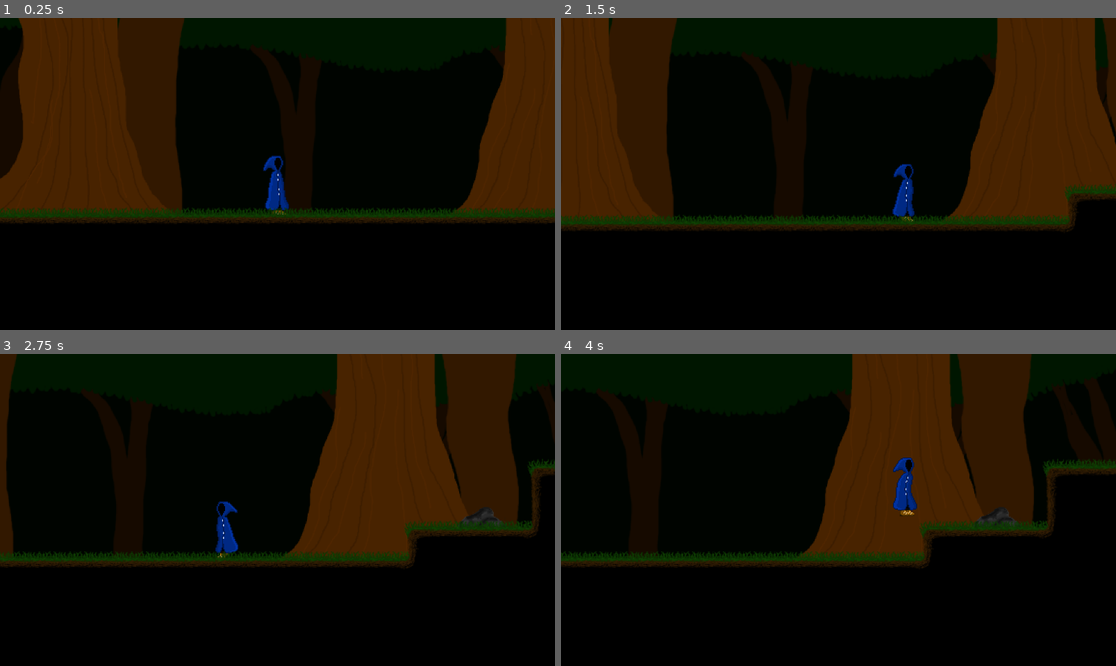
Above: before the commit, frames 1-4 (two rows, left to right).
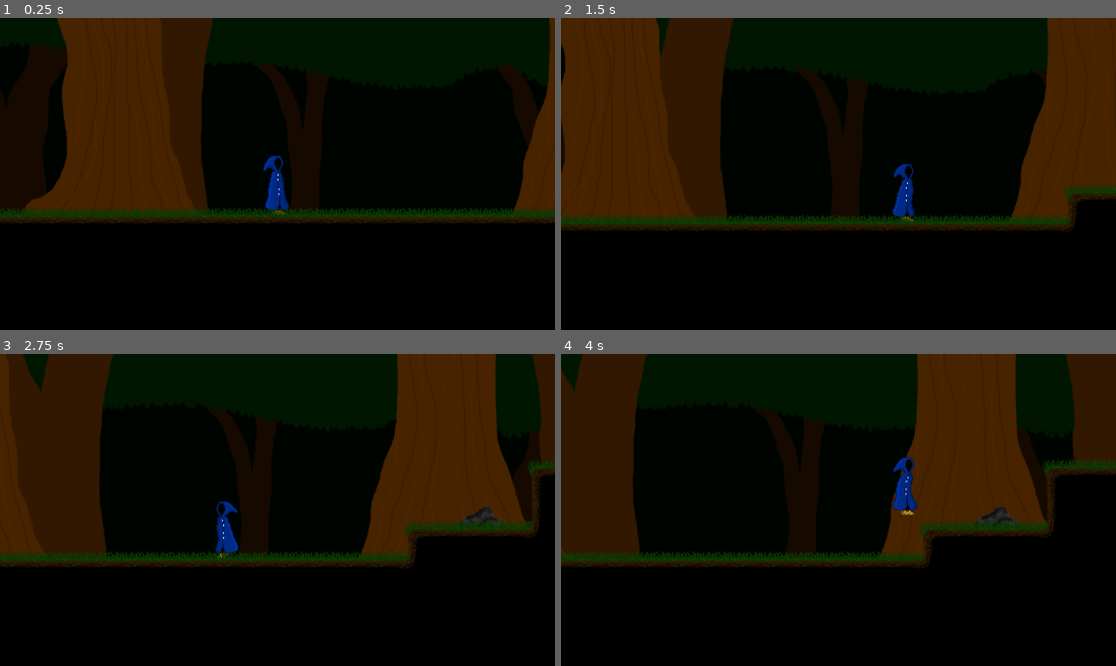
Above: after the commit, the same moments.

Repository: Maurice438361/Nyctophobia-YOGduo
Game: Godot game, scene res://world.tscn
The game is run twice, just before and just after one commit, with the same random seed, the same clock (stepped at 60 frames per second) and the same inputs.
Inputs:
- Up to frame 1 (0.25 s): no input
- Up to frame 2 (1.5 s): tap Enter at 0.5 s; hold D (Right) from 0.53 s (still down); tap Space (Jump) at 0.77 s
- Up to frame 3 (2.75 s): tap Space (Jump) at 1.52 s; release D (Right) at 2.03 s; hold A (Left) from 2.03 s (still down)
- Up to frame 4 (4 s): release A (Left) at 2.78 s; hold D (Right) from 2.78 s (still down); tap Space (Jump) at 3.02, 3.77 s

The runs differ from the first frame. In frame 1, 13% of the frame differs, in the area x 0-100%, y 0-64%; in frame 2, 14%; in frame 3, 21%, in the area x 0-100%, y 0-66%; in frame 4, 21%.

Commit message:
Added paralaxing

Diff:
--- a/world.tscn
+++ b/world.tscn
@@ -199,7 +199,7 @@
 size = Vector2(27, 158.5)
 
 [sub_resource type="RectangleShape2D" id="RectangleShape2D_dwbse"]
-size = Vector2(6.5, 163.25)
+size = Vector2(6.5, 167.25)
 
 [node name="Node2D" type="Node2D"]
 
@@ -266,15 +266,16 @@
 script = ExtResource("6_dwbse")
 
 [node name="CollisionShape2D" type="CollisionShape2D" parent="Climbing_space2"]
-position = Vector2(146.061, 5.68619)
+position = Vector2(146.061, 3.6861)
 shape = SubResource("RectangleShape2D_dwbse")
 
 [node name="ParallaxBackground" type="ParallaxBackground" parent="."]
 scroll_offset = Vector2(20, 0)
+scroll_base_offset = Vector2(100, 0)
 
 [node name="ParallaxLayer" type="ParallaxLayer" parent="ParallaxBackground"]
-position = Vector2(116, 281)
-motion_offset = Vector2(20, 0)
+position = Vector2(118, 175)
+motion_scale = Vector2(1, 0.7)
 motion_mirroring = Vector2(800, 0)
 
 [node name="Sprite2D" type="Sprite2D" parent="ParallaxBackground/ParallaxLayer"]
@@ -284,7 +285,8 @@
 centered = false
 
 [node name="ParallaxLayer2" type="ParallaxLayer" parent="ParallaxBackground"]
-position = Vector2(116, 281)
+position = Vector2(118, 175)
+motion_scale = Vector2(0.9, 0.7)
 motion_mirroring = Vector2(800, 0)
 
 [node name="Sprite2D" type="Sprite2D" parent="ParallaxBackground/ParallaxLayer2"]
@@ -294,7 +296,8 @@
 centered = false
 
 [node name="ParallaxLayer3" type="ParallaxLayer" parent="ParallaxBackground"]
-position = Vector2(116, 281)
+position = Vector2(118, 175)
+motion_scale = Vector2(0.7, 0.7)
 motion_mirroring = Vector2(800, 0)
 
 [node name="Sprite2D" type="Sprite2D" parent="ParallaxBackground/ParallaxLayer3"]
@@ -304,7 +307,8 @@
 centered = false
 
 [node name="ParallaxLayer4" type="ParallaxLayer" parent="ParallaxBackground"]
-position = Vector2(116, 281)
+position = Vector2(118, 175)
+motion_scale = Vector2(0.6, 0.7)
 motion_mirroring = Vector2(800, 0)
 
 [node name="Sprite2D" type="Sprite2D" parent="ParallaxBackground/ParallaxLayer4"]
@@ -314,7 +318,8 @@
 centered = false
 
 [node name="ParallaxLayer5" type="ParallaxLayer" parent="ParallaxBackground"]
-position = Vector2(116, 281)
+position = Vector2(118, 175)
+motion_scale = Vector2(0.4, 0.7)
 motion_mirroring = Vector2(800, 0)
 
 [node name="Sprite2D" type="Sprite2D" parent="ParallaxBackground/ParallaxLayer5"]
@@ -324,7 +329,8 @@
 centered = false
 
 [node name="ParallaxLayer6" type="ParallaxLayer" parent="ParallaxBackground"]
-position = Vector2(116, 281)
+position = Vector2(118, 175)
+motion_scale = Vector2(0.3, 0.7)
 motion_mirroring = Vector2(800, 0)
 
 [node name="Sprite2D" type="Sprite2D" parent="ParallaxBackground/ParallaxLayer6"]
Not shown, removed: addons/godot-git-plugin/git_plugin.gdextension.uid
